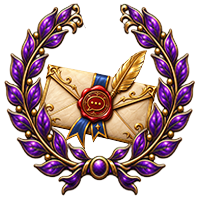
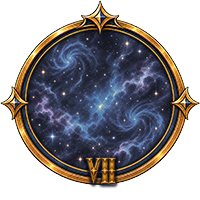
Layers edited between the first and the second (200, 200) image:
removed layer "Laurel_7" over [3, 1, 196, 196]
removed layer "communications" over [33, 49, 158, 150]
added layer "Livello 7" above "Livello 6" over [85, 157, 116, 185]
added layer "frame_full2" above "frame" over [0, 0, 200, 185]